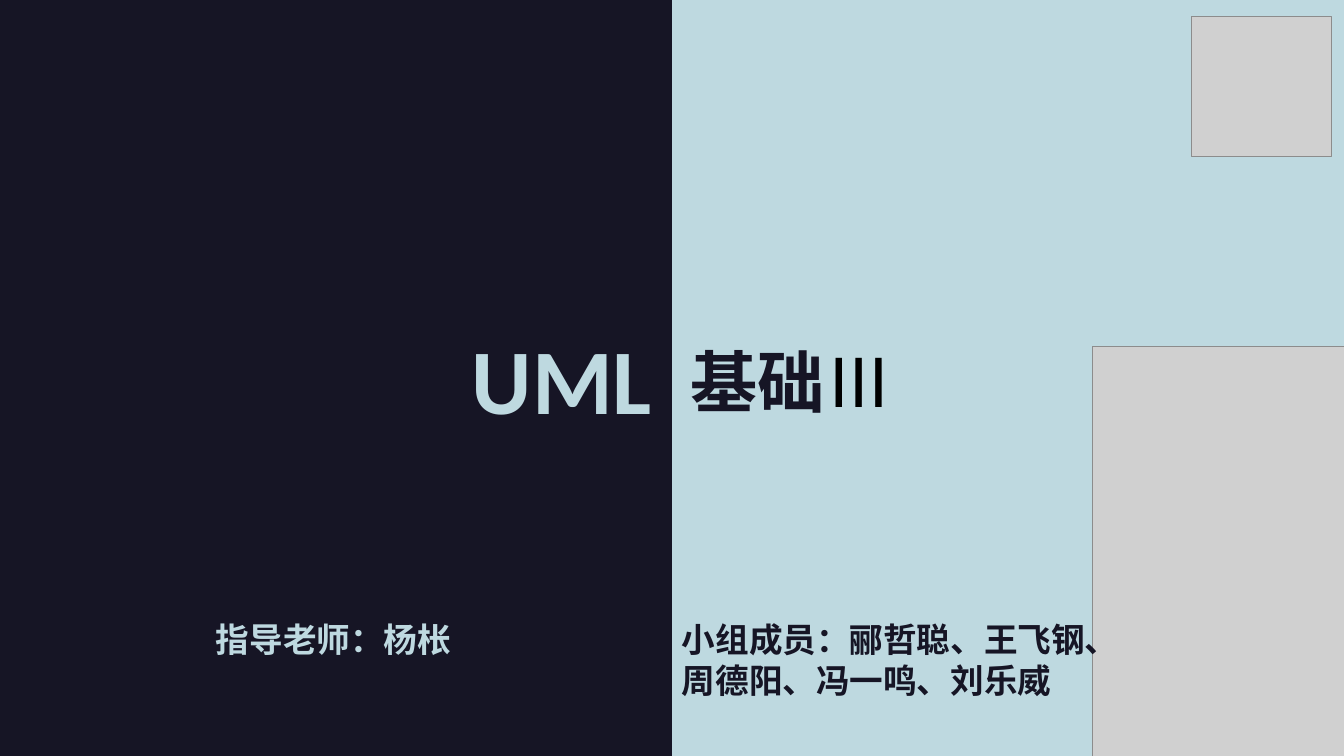
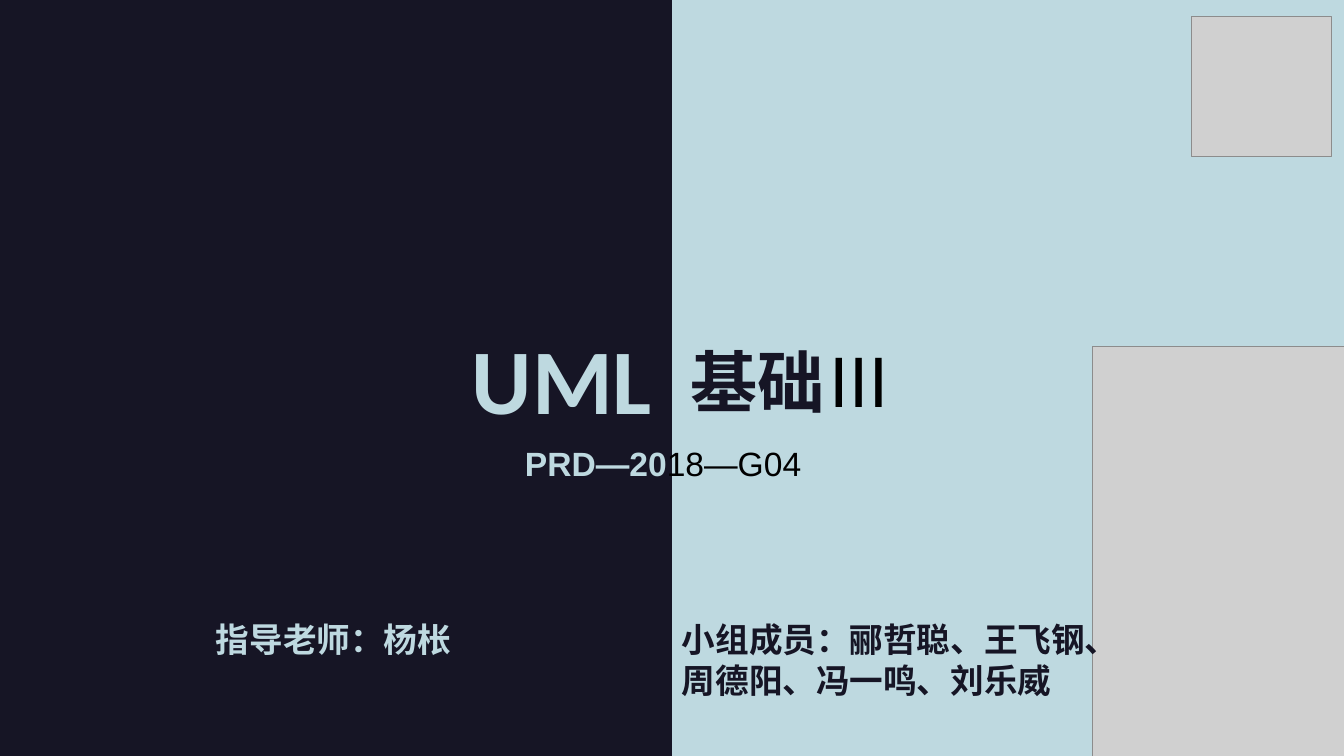
Before and after one commit to PRD-2018-G04/PRD-2018-G04, a slide deck: slide 1 of G04项目组/受控文档/翻转课堂PPT/PRD2018-G04-UML 基础Ⅲ.ppt. Drawn at 1344x756 pixels with LibreOffice and Linux fonts; fonts in the diff are those of the drawing; grey boxes stand for pictures. Boxes give left, top, right and bottom in pixels: in the first picture for what was removed or moved away, otherwise in the second. Text is boxed around its words. In the diff, an @@ line names an element or a change of style, - is before the commit and + after.

```diff
--- a/G04项目组/受控文档/翻转课堂PPT/PRD2018-G04-UML 基础Ⅲ.ppt
+++ b/G04项目组/受控文档/翻转课堂PPT/PRD2018-G04-UML 基础Ⅲ.ppt
@@ text added at bbox=[525, 449, 801, 483], 24 pt, text #BED9E0, bold @@
+PRD—2018—G04
```
Also in this commit, not shown: 14 other slides changed, 5 slides added.
